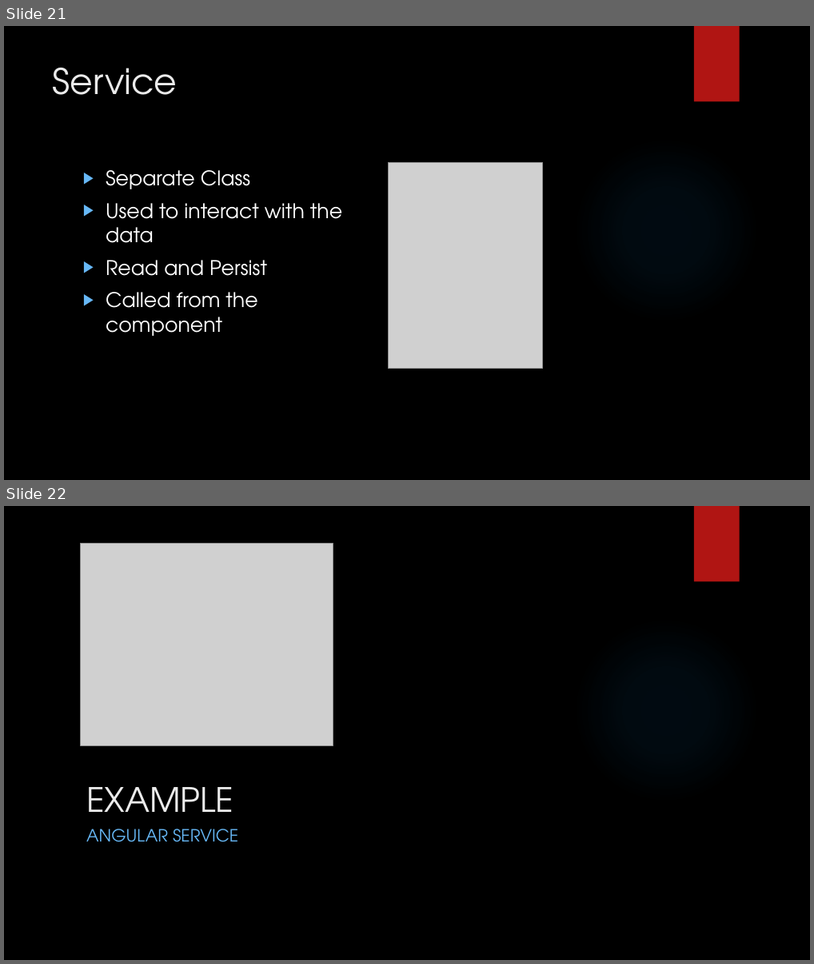
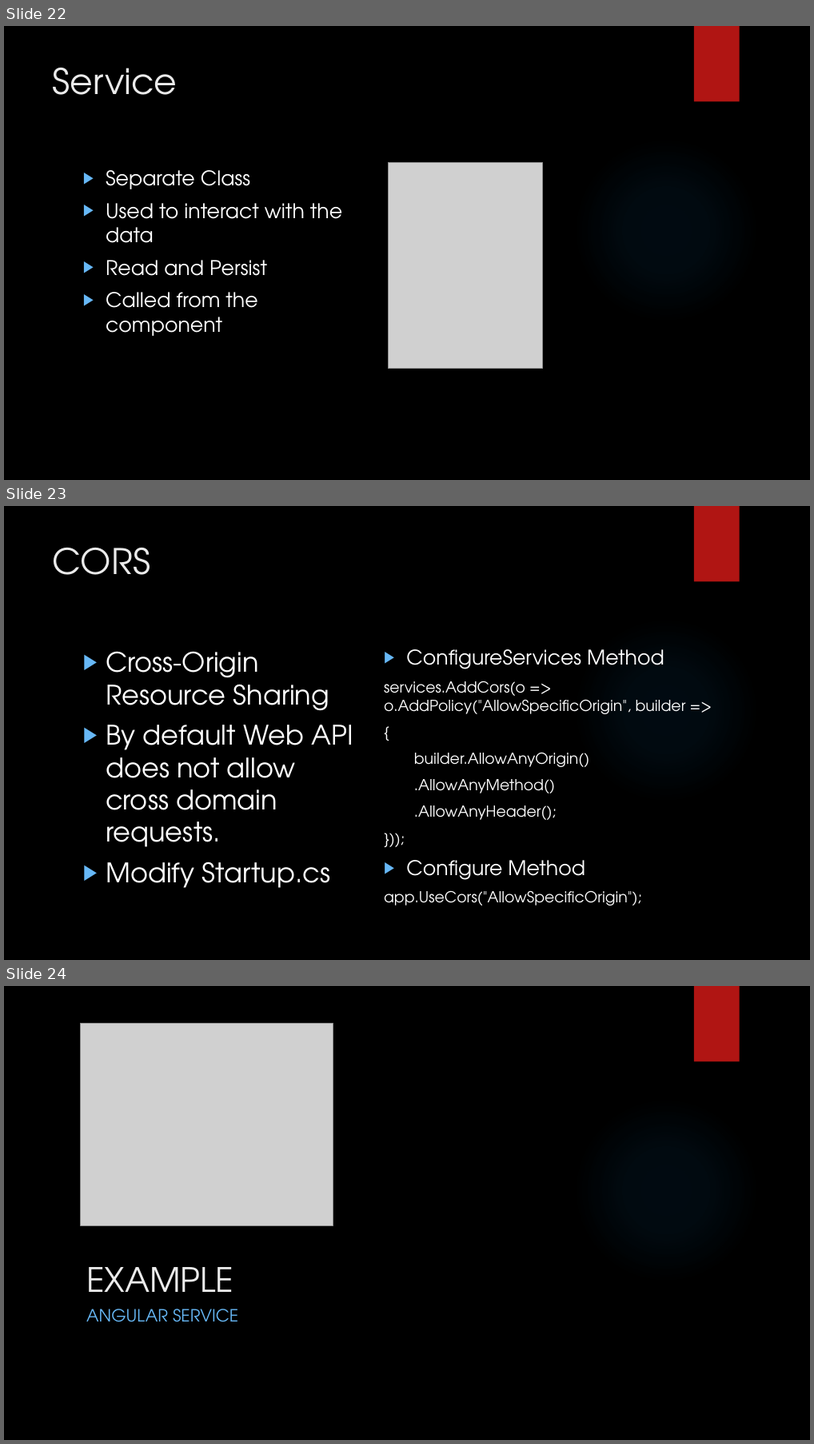
Before and after one commit to LogolsLLC/LogolsFebruary2018, a slide deck: Slides/08_Angular_TrainingPlan.pptx. Shown one above the other, each under a label of ours: slides 21 and 22 before the commit, slides 22, 23 and 24 after it. The pictures are 814x964 and 814x1444 pixels, drawn with LibreOffice and Linux fonts; fonts in the diff are those of the drawing; grey boxes stand for pictures; background and template pictures are left out. Boxes give left, top, right and bottom in pixels: in the first picture for what was removed or moved away, otherwise in the second. Text is boxed around its words. In the diff, an @@ line names an element or a change of style, - is before the commit and + after.

```diff
--- a/Slides/08_Angular_TrainingPlan.pptx
+++ b/Slides/08_Angular_TrainingPlan.pptx
@@ slide 23 added at bbox=[4, 506, 810, 960], background picture (left out); not listed: 2 template elements that a slide beside it also shows @@
@@ title added at bbox=[53, 548, 150, 575], 42 pt, text #EBEBEB @@
+CORS
@@ text added at bbox=[384, 649, 686, 905], 18 pt, text #FFFFFF @@
+▶ ConfigureServices Method
+services.AddCors(o => o.AddPolicy("AllowSpecificOrigin", builder =>
+{
+builder.AllowAnyOrigin()
+.AllowAnyMethod()
+.AllowAnyHeader();
+}));
+▶ Configure Method
+app.UseCors("AllowSpecificOrigin");
@@ text added at bbox=[106, 651, 354, 888], 32 pt, text #FFFFFF @@
+▶ Cross-Origin Resource Sharing
+▶ By default Web API does not allow cross domain requests.
+▶ Modify Startup.cs
@@ what was slide 21 is now slide 22 @@
@@ what was slide 22 is now slide 24 @@
```
Also in this commit, not shown: 1 slide changed, 2 other slides added, 1 slide removed, 11 other files.
